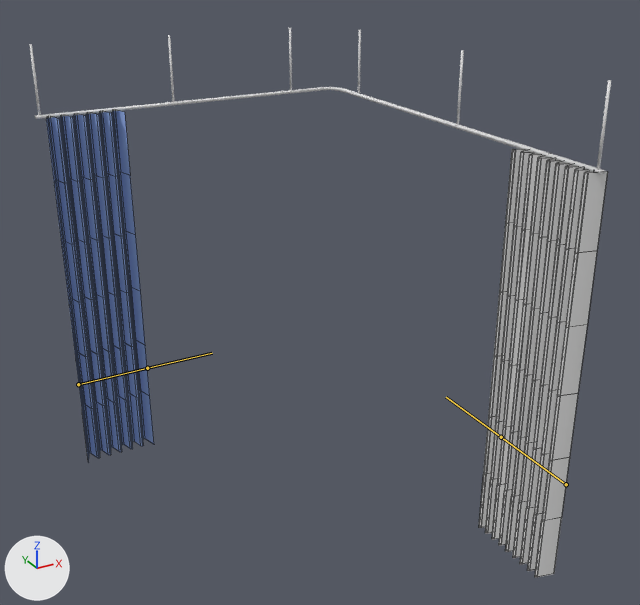
What one commit did to the FBX model care-up/Assets/_Models/CurtainTracks.fbx.
Before and after are seen from a camera (50 mm lens) standing at (-2.99, -5.08, 6.08) and looking at (0.02, 0.39, 3.34). The lights are fixed; the arrows at lower left show +X, +Y and +Z. Both versions are drawn at frame 1 of the action 'Curtain2.001|c_0004_Opening'; the numbers are the values there. The bones that bend it are drawn over the model as lines. Mesh edges are drawn as thin lines on the coarser meshes.

Objects in the first picture: 'Curtain1', 'Curtain2', 'Ramp', 'supports'.
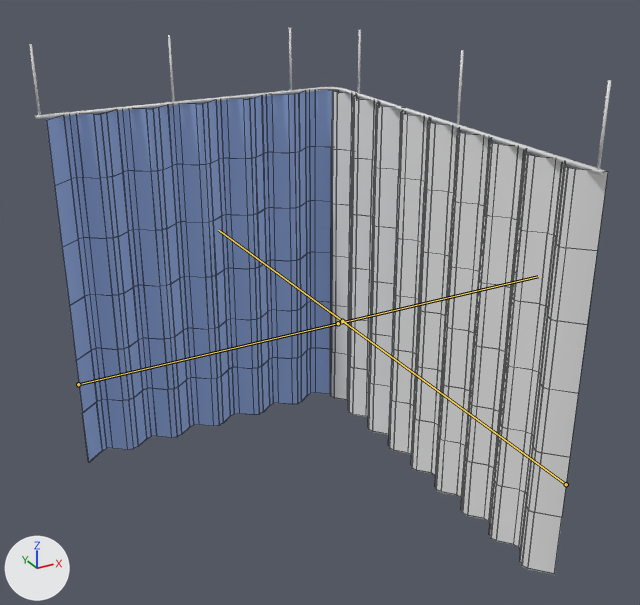
The change in detail:
Bone 'Bone' (bone_bone) is rescaled from (1.0, 0.2, 1.0) to (1.0, 0.87, 1.0).
Bone 'Bone.001' (bone_bone_001) is rescaled from (1.0, 0.23, 1.0) to (1.0, 0.95, 1.0).

Where the change shows, as pixel boxes (x1, y1, x2, y2) in the pictures (640 x 605 px):
'Curtain2', posed (115% wider, 13% taller): before (479, 149, 608, 577); after (330, 90, 608, 574)
'Curtain1', posed (169% wider): before (46, 111, 154, 463); after (46, 90, 338, 463)
bone 'Bone', root to tip: before (566, 484) to (501, 437); after (566, 484) to (342, 321)
bone 'Bone.001', root to tip: before (78, 384) to (147, 368); after (78, 384) to (338, 323)
